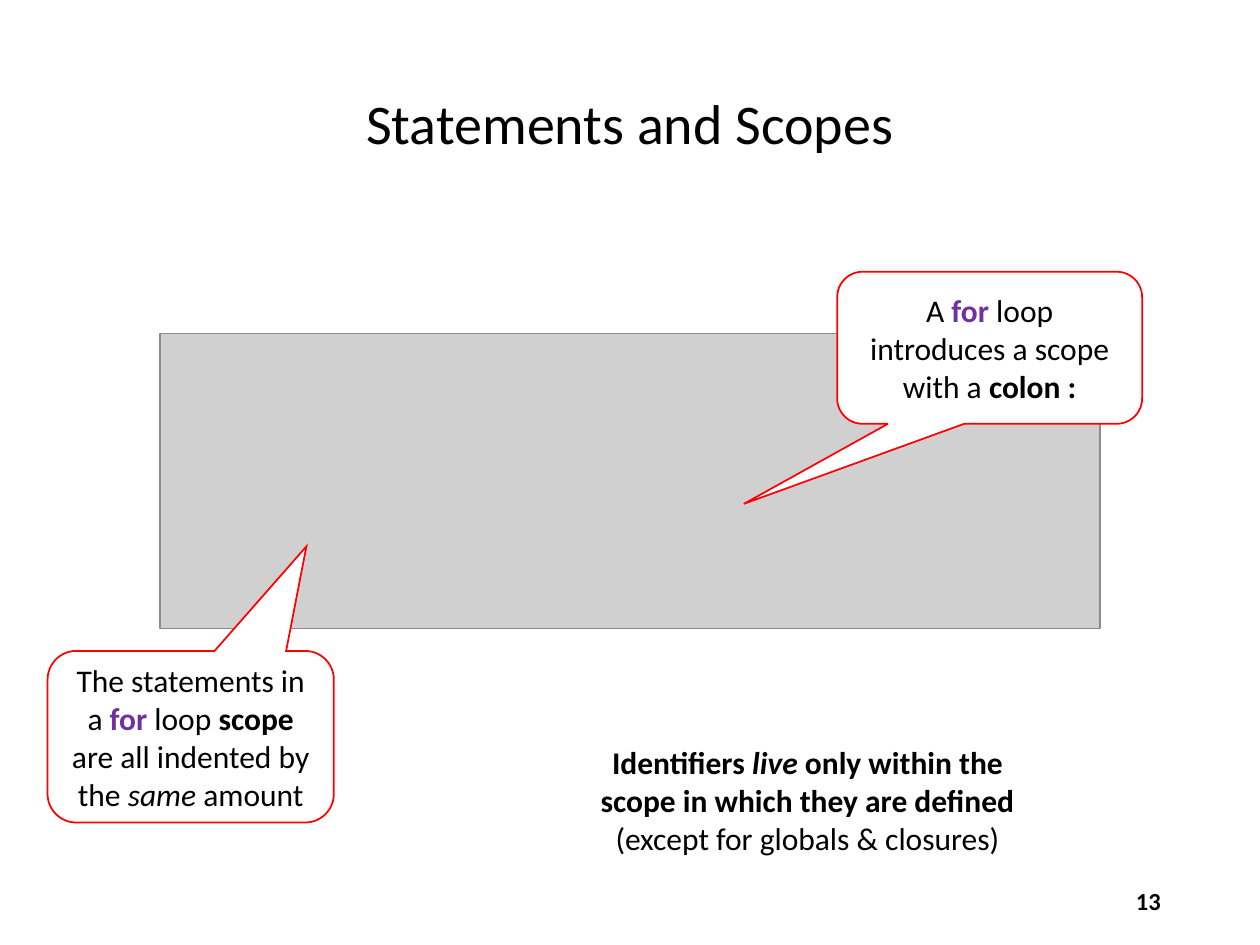
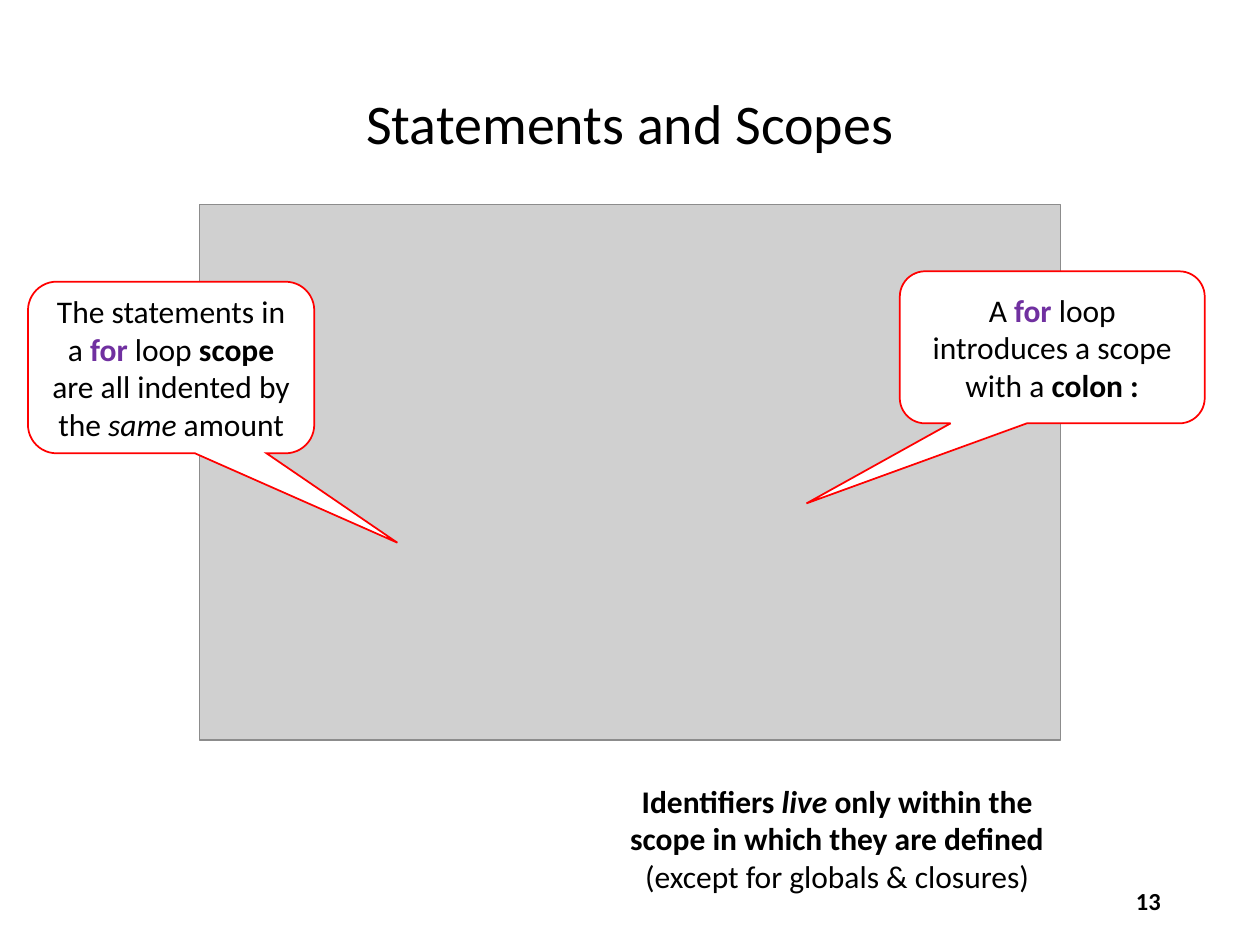
Before and after one commit to noahchampagne/QIS101, a slide deck: slide 13 of slides/Session 03 - Introducing Python/Session 03 - Introducing Python.pptx. Drawn at 1260x945 pixels with LibreOffice and Linux fonts; fonts in the diff are those of the drawing; grey boxes stand for pictures. Boxes give left, top, right and bottom in pixels: in the first picture for what was removed or moved away, otherwise in the second. Text is boxed around its words. In the diff, an @@ line names an element or a change of style, - is before the commit and + after.

Commit message:
Update screenshots

```diff
--- a/slides/Session 03 - Introducing Python/Session 03 - Introducing Python.pptx
+++ b/slides/Session 03 - Introducing Python/Session 03 - Introducing Python.pptx
@@ picture: place and size @@
-picture at box(160, 334, 1100, 629)
+picture at box(199, 205, 1060, 741)
@@ rounded speech box "The statements in a for ...": place and size @@
-rounded speech box "The statements in a for ..." at box(48, 651, 334, 823)
+rounded speech box "The statements in a for ..." at box(28, 282, 314, 454)
@@ rounded speech box "The statements in a for ..." at box(28, 282, 314, 454): proportions changed @@
@@ rounded speech box "A for loop introduces a ...": place and size @@
-rounded speech box "A for loop introduces a ..." at box(837, 272, 1142, 425)
+rounded speech box "A for loop introduces a ..." at box(900, 271, 1205, 423)
@@ text "Identifiers live only within the ...": place and size @@
-text "Identifiers live only within the ..." at box(601, 752, 1014, 856)
+text "Identifiers live only within the ..." at box(630, 791, 1044, 894)
```
Also in this commit, not shown: 15 other slides changed, 6 slides added.
